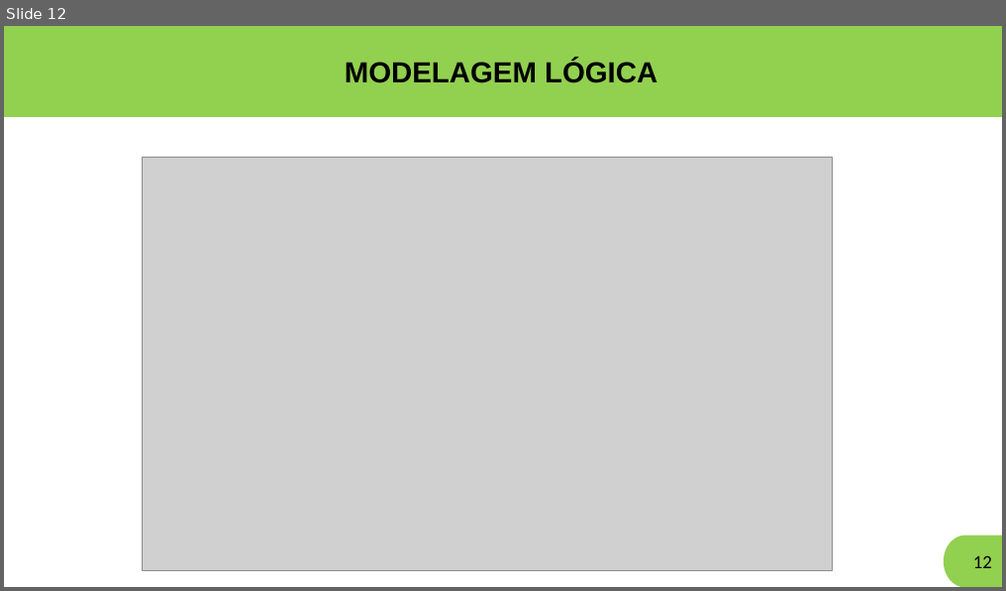
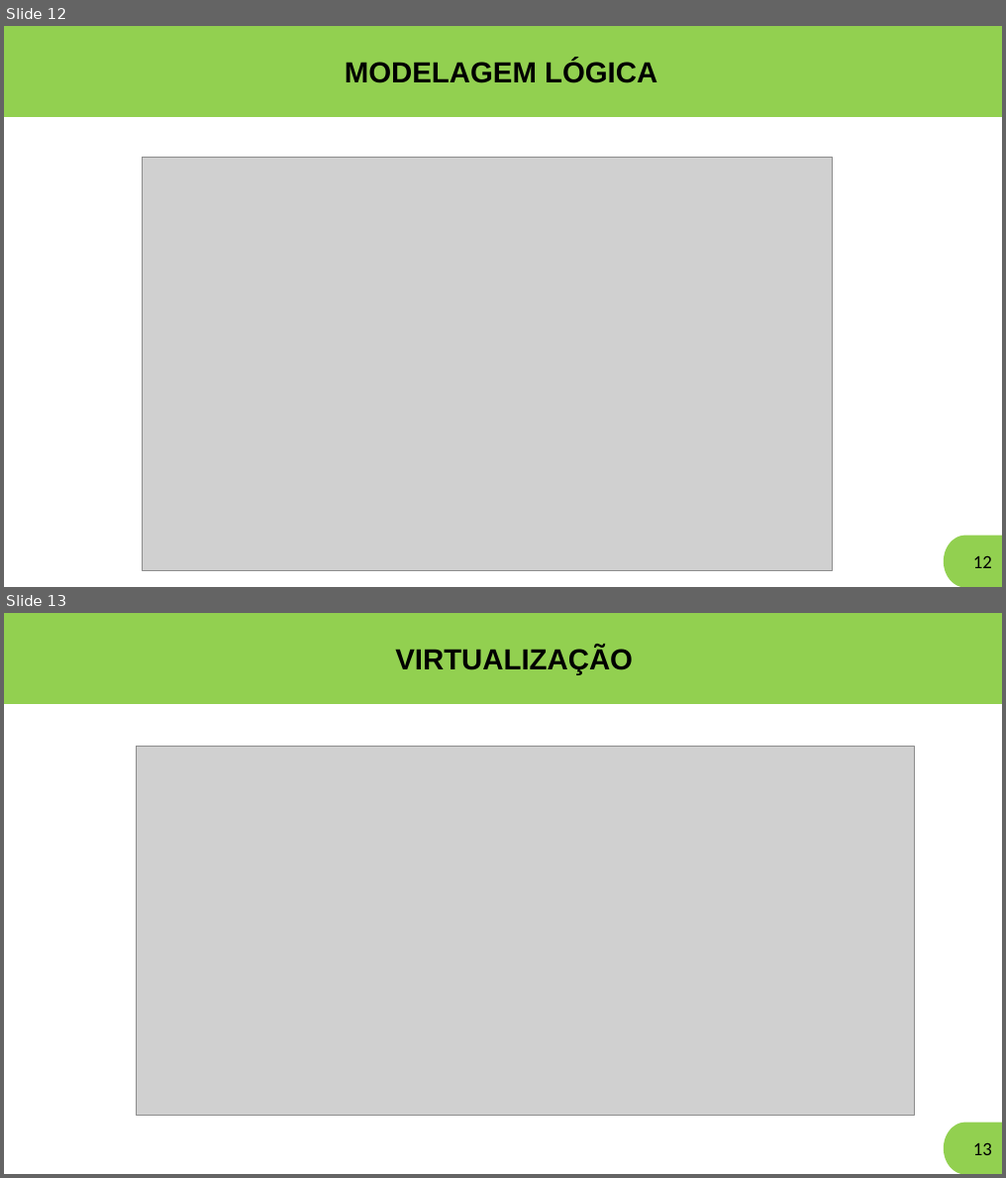
Before and after one commit to Grupo10-1CCO/Projeto_Sprint, a slide deck: Documentação/ApresentaçãoSprint4.pptx. Shown one above the other, each under a label of ours: slide 12 before the commit, slides 12 and 13 after it. The pictures are 1006x591 and 1006x1178 pixels, drawn with LibreOffice and Linux fonts; fonts in the diff are those of the drawing; grey boxes stand for pictures. Boxes give left, top, right and bottom in pixels: in the first picture for what was removed or moved away, otherwise in the second. Text is boxed around its words. In the diff, an @@ line names an element or a change of style, - is before the commit and + after.

```diff
--- a/Documentação/ApresentaçãoSprint4.pptx
+++ b/Documentação/ApresentaçãoSprint4.pptx
@@ slide 13 added at (4,613,1002,1174), background #FFFFFF @@
@@ rectangle added at (4,613,1002,703), fill #92D050, outline #92D050 0.75 pt @@
@@ text added at (395,647,633,675), 28 pt, text #000000, bold @@
+VIRTUALIZAÇÃO
@@ picture added at (137,747,915,1115) @@
@@ flow chart online storage added at (944,1123,1002,1174), fill #92D050, outline #92D050 1 pt, 18 pt, text #000000 @@
+13
```
Also in this commit, not shown: 5 slides changed, 3 other files.
